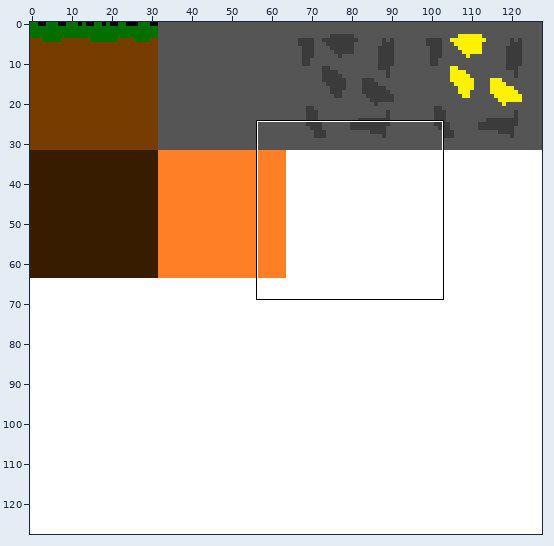
Sprite sheet, stored at LitePlanet/Content/brownplanet.png. The picture above shows the old version from afar; the outline marks the close-up.
Close-up. Before the commit:
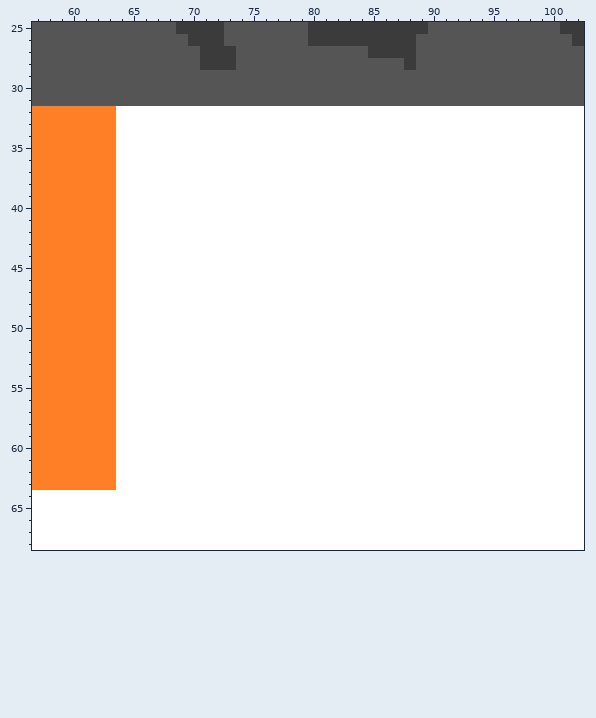
The file is 128x128 pixels. Colours within 5 levels of each other are drawn and written as one. Shown: x 57..102, y 25..68.
After the commit:
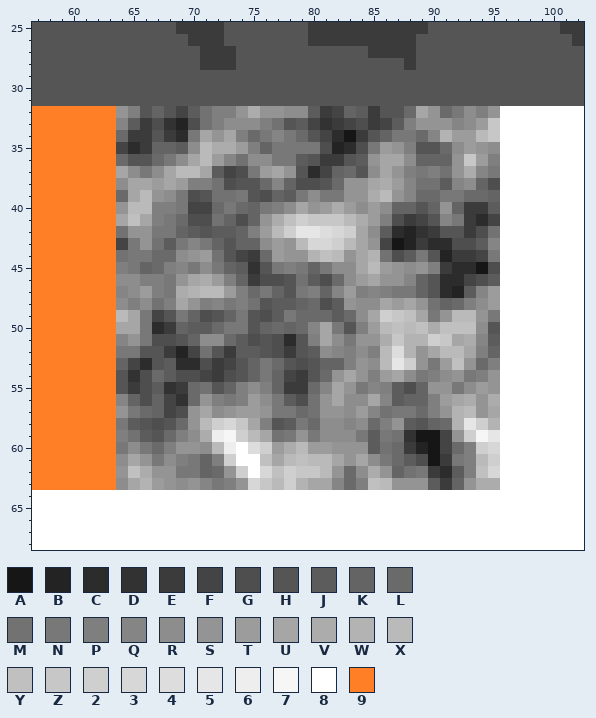
Palette (. is transparent): A #161616  B #232323  C #2c2c2c  D #323232  E #3b3b3b  F #444444  G #4e4e4e  H #555555  J #5c5c5c  K #646464  L #6a6a6a  M #727272  N #787878  P #7f7f7f  Q #858585  R #8d8d8d  S #949494  T #9c9c9c  U #a6a6a6  V #acacac  W #b3b3b3  X #bababa  Y #c0c0c0  Z #c7c7c7  2 #cfcfcf  3 #d7d7d7  4 #dddddd  5 #e6e6e6  6 #eeeeee  7 #f6f6f6  8 #ffffff  9 #ff7f27
The edit:
@@ x 57..102 @@
 31 HHHHHHHHHHHHHHHHHHHHHHHHHHHHHHHHHHHHHHHHHHHHHH
-32 9999999888888888888888888888888888888888888888
-33 9999999888888888888888888888888888888888888888
-34 9999999888888888888888888888888888888888888888
-35 9999999888888888888888888888888888888888888888
-36 9999999888888888888888888888888888888888888888
-37 9999999888888888888888888888888888888888888888
-38 9999999888888888888888888888888888888888888888
-39 9999999888888888888888888888888888888888888888
-40 9999999888888888888888888888888888888888888888
-41 9999999888888888888888888888888888888888888888
-42 9999999888888888888888888888888888888888888888
-43 9999999888888888888888888888888888888888888888
-44 9999999888888888888888888888888888888888888888
-45 9999999888888888888888888888888888888888888888
-46 9999999888888888888888888888888888888888888888
-47 9999999888888888888888888888888888888888888888
-48 9999999888888888888888888888888888888888888888
-49 9999999888888888888888888888888888888888888888
-50 9999999888888888888888888888888888888888888888
-51 9999999888888888888888888888888888888888888888
-52 9999999888888888888888888888888888888888888888
-53 9999999888888888888888888888888888888888888888
-54 9999999888888888888888888888888888888888888888
-55 9999999888888888888888888888888888888888888888
-56 9999999888888888888888888888888888888888888888
-57 9999999888888888888888888888888888888888888888
-58 9999999888888888888888888888888888888888888888
-59 9999999888888888888888888888888888888888888888
-60 9999999888888888888888888888888888888888888888
-61 9999999888888888888888888888888888888888888888
-62 9999999888888888888888888888888888888888888888
-63 9999999888888888888888888888888888888888888888
+32 9999999SPHKHFJMPPSVSSRRJEFKJEHHLUSLNRPS8888888
+33 9999999QJEGDBGMPRRRPMHJFDEFGEFJPSSSQRTZ8888888
+34 9999999LEEHECNUSUPLNQNLHFCAEHKNNLQWTTXZ8888888
+35 9999999FCEKKJRXVVTPKNNNNGBCGNTSPHHLRTSR8888888
+36 9999999LHHLNRUXTQMRRNNJHEEHJSUURKKKSZTP8888888
+37 9999999URNRUXXUJFGNTUSHCFKLHRUSPNPMSVQN8888888
+38 9999999RUUTUTPPMGHHLQKGGHLSSUVTQMMJQRKG8888888
+39 9999999LUXSRNGHMMNHGKJNRNNSSVXSQLLNNLLK8888888
+40 9999999SXXPPNFFLNLKNPRUSTVTRTRKKHKSKEEJ8888888
+41 9999999UYUPNLGGMKGKSVY2ZZZXVTPGEFHQNECF8888888
+42 9999999MSSNNKJHJJKPTX255432URJCBDEHHEGM8888888
+43 9999999FNSMJNQNKHKKRTSX332XUSFABECCGGJQ8888888
+44 9999999MNNLLRSTMHFELTSSWYXSUWMGJNHBEEFN8888888
+45 9999999PNKLPQNRNKJDHNPNKNRRUXTSRSPECCAG8888888
+46 9999999RRPPNSUVTPKEGGHMJGLRTUSSQKHCCFGJ8888888
+47 9999999QRTPNVWXXTPLNKHNPKQTPQPNNKHCBJQT8888888
+48 9999999RPRMPUSPQNPMHJJKLGJSRRUTUSMKLPRT8888888
+49 9999999XUNFHNKGHKNHGJNLLLJLRU2ZYUNSXXSN8888888
+50 9999999UUNCEKJJLNNHKLKLQUNHPTXYXYVYYYRH8888888
+51 9999999QSNGGHKRRLJGHGCHPURNSSVZWW2ZUVQJ8888888
+52 9999999NNHHEBFMHEJJHGEHJRQPRPX4WSUXXUPK8888888
+53 9999999KFCHJCCGEFHKNLHGHKKPSRX52SNTYSLP8888888
+54 9999999HDGLJGGFEGHKNKFEHLSUSPTURNPRSNPS8888888
+55 9999999HEGJDELMHKPRPKEELQUSNQPJGKSSNRTS8888888
+56 9999999QKGKFDLSPNPTRNJGMSURRUQJKKPTUVSV8888888
+57 9999999SNLKFGSURSTTSNNLMSSRTQMNNLPSWXSU8888888
+58 9999999NJHGHLSX23ZUPHJNLRRQRLPSJHKLW52W8888888
+59 9999999PMJHLPRV672XUMNSNRRRNJNMDAAFS2758888888
+60 9999999NRNLPSSRX6842TVXTTSSSJMLEBAFLP238888888
+61 9999999RUSNRPNKP288YUXYXXUSURNLJGAENPX28888888
+62 9999999SYVSSNNKLS283Y2ZZXSLRVSKMNECJPY38888888
+63 9999999RUWTSRSQNPS3ZX2WUUQLPYXSSSJEKSVV8888888
 64 8888888888888888888888888888888888888888888888
Boxes around the changes in both close-ups, in picture pixels (x1, y1, x2, y2):
changed: (116, 106, 500, 490)
